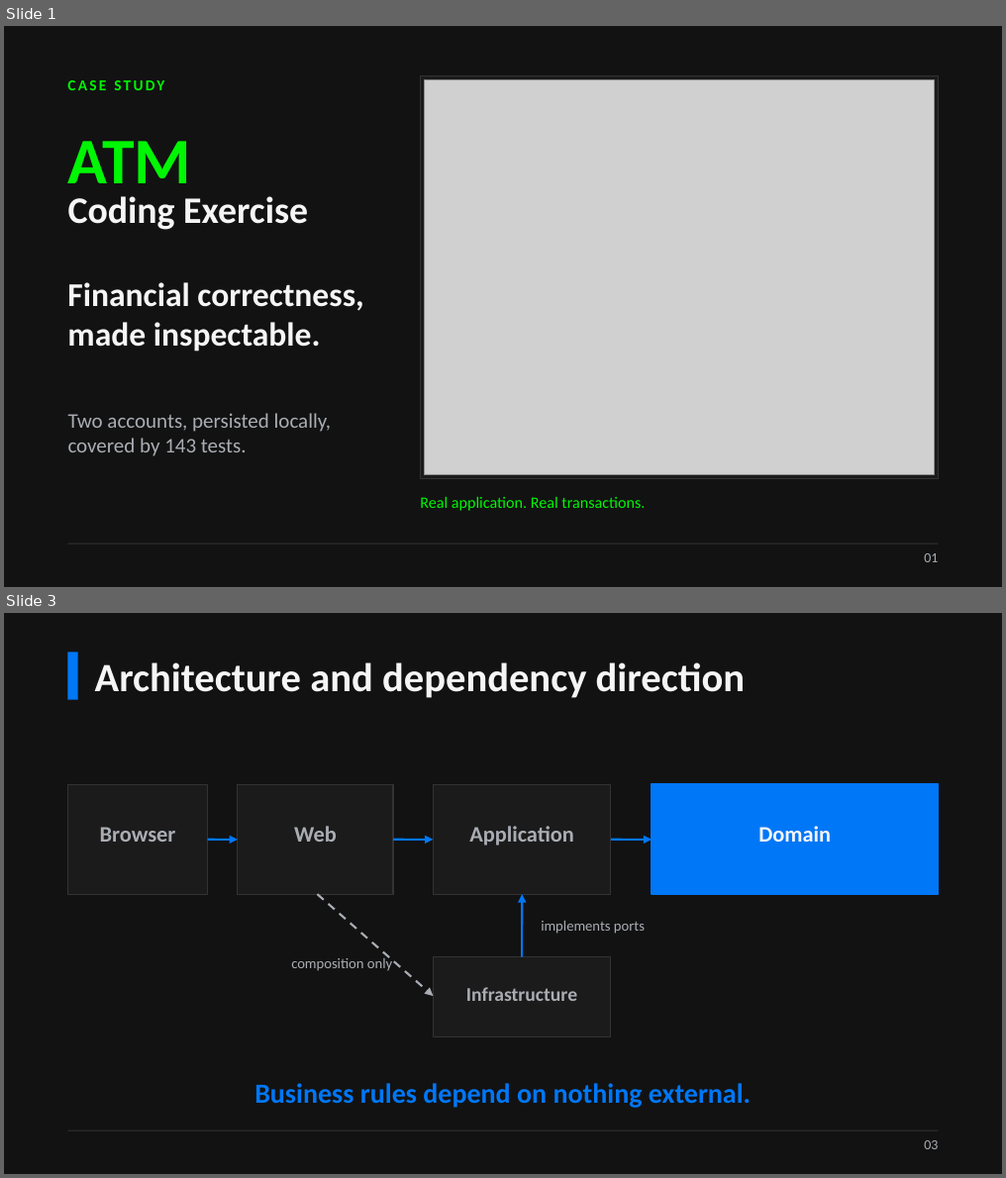
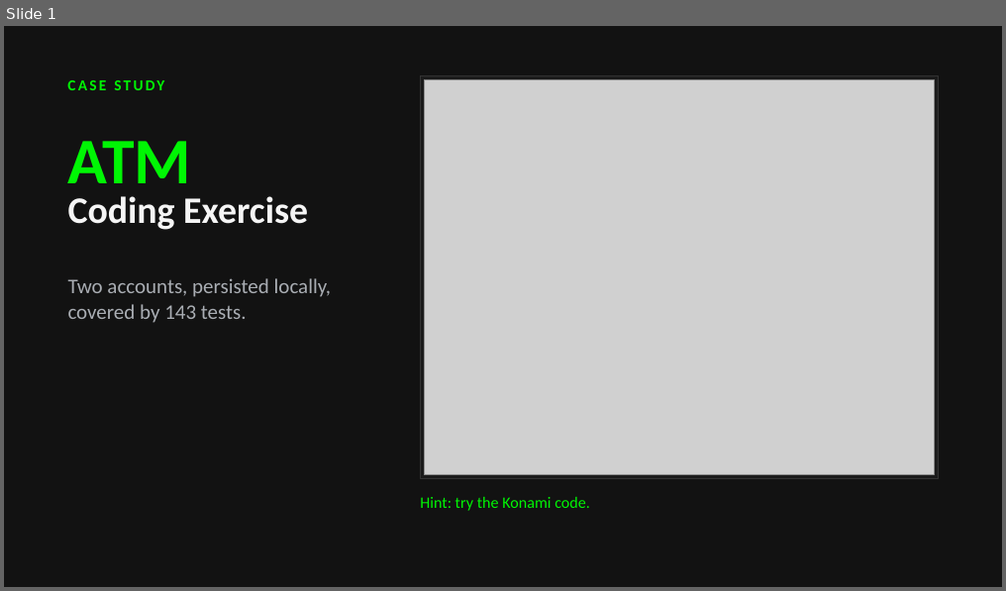
Before and after one commit to johndifini/atm, a slide deck: design/atm-deck.pptx. Shown one above the other, each under a label of ours: slides 1 and 3 before the commit, slide 1 after it; the slides between them are not shown. The pictures are 1006x1178 and 1006x591 pixels, drawn with LibreOffice and Linux fonts; fonts in the diff are those of the drawing; grey boxes stand for pictures. Boxes give left, top, right and bottom in pixels: in the first picture for what was removed or moved away, otherwise in the second. Text is boxed around its words. In the diff, an @@ line names an element or a change of style, - is before the commit and + after.

```diff
--- a/design/atm-deck.pptx
+++ b/design/atm-deck.pptx
@@ slide 3 removed at (4,613,1002,1174), background #121212 @@
@@ rectangle removed at (68,652,78,700) @@
@@ text removed at (95,663,745,698) @@
-Architecture and dependency direction
@@ rectangle removed at (68,784,208,894) @@
@@ rectangle removed at (238,784,393,894) @@
@@ rectangle removed at (433,784,611,894) @@
@@ rectangle removed at (651,784,938,894) @@
@@ text removed at (100,827,176,842) @@
-Browser
@@ arrow removed from (208, 840) to (238, 840) @@
@@ text removed at (294,826,337,842) @@
-Web
@@ arrow removed from (393, 840) to (433, 840) @@
@@ text removed at (469,826,574,846) @@
-Application
@@ arrow removed from (611, 840) to (651, 840) @@
@@ text removed at (758,826,831,842) @@
-Domain
@@ arrow removed from (318, 894) to (433, 996) @@
@@ arrow removed from (522, 958) to (522, 894) @@
@@ text removed at (541,921,645,934) @@
-implements ports
@@ text removed at (291,956,392,971) @@
-composition only
@@ rectangle removed at (433,958,611,1037) @@
@@ text removed at (466,987,577,1001) @@
-Infrastructure
@@ text removed at (254,1083,750,1108) @@
-Business rules depend on nothing external.
@@ line removed from (68, 1131) to (938, 1131) @@
@@ text removed at (924,1141,938,1150) @@
-03
@@ slide 1 changed as well @@
@@ text removed at (67,282,363,352) @@
-Financial correctness,
-made inspectable.
@@ text "Two accounts, persisted locally,": place and size @@
-text "Two accounts, persisted locally," at (68,413,331,457)
+text "Two accounts, persisted locally," at (68,278,331,323)
@@ text at (420,497,590,511): text changed @@
-Real application. Real transactions.
+Hint: try the Konami code.
@@ line removed from (68, 544) to (938, 544) @@
@@ text removed at (924,554,938,563) @@
-01
```
Also in this commit, not shown: 4 other slides changed, 1 slide added, 1 other slide removed, 2 other files.
